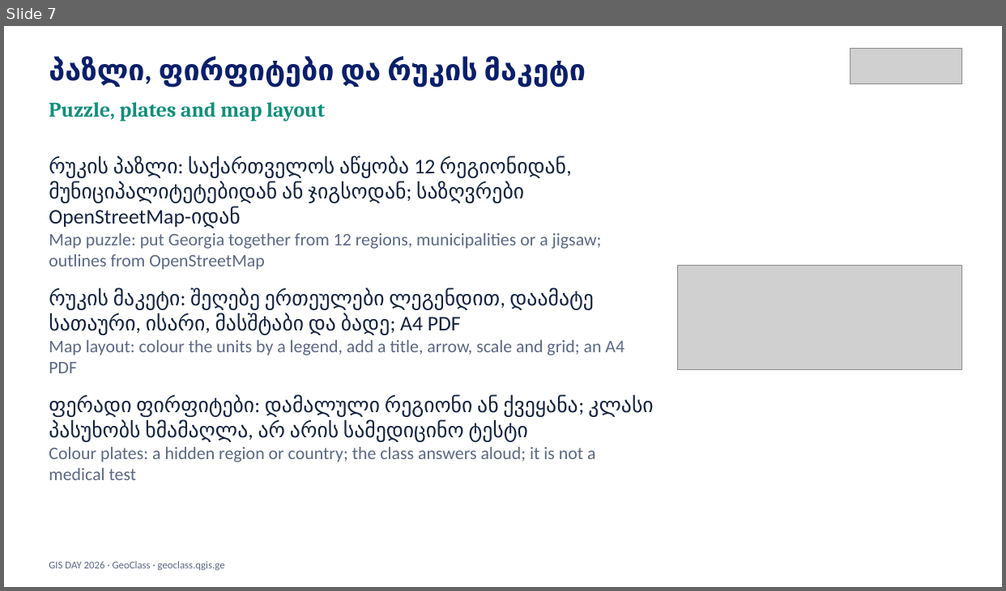
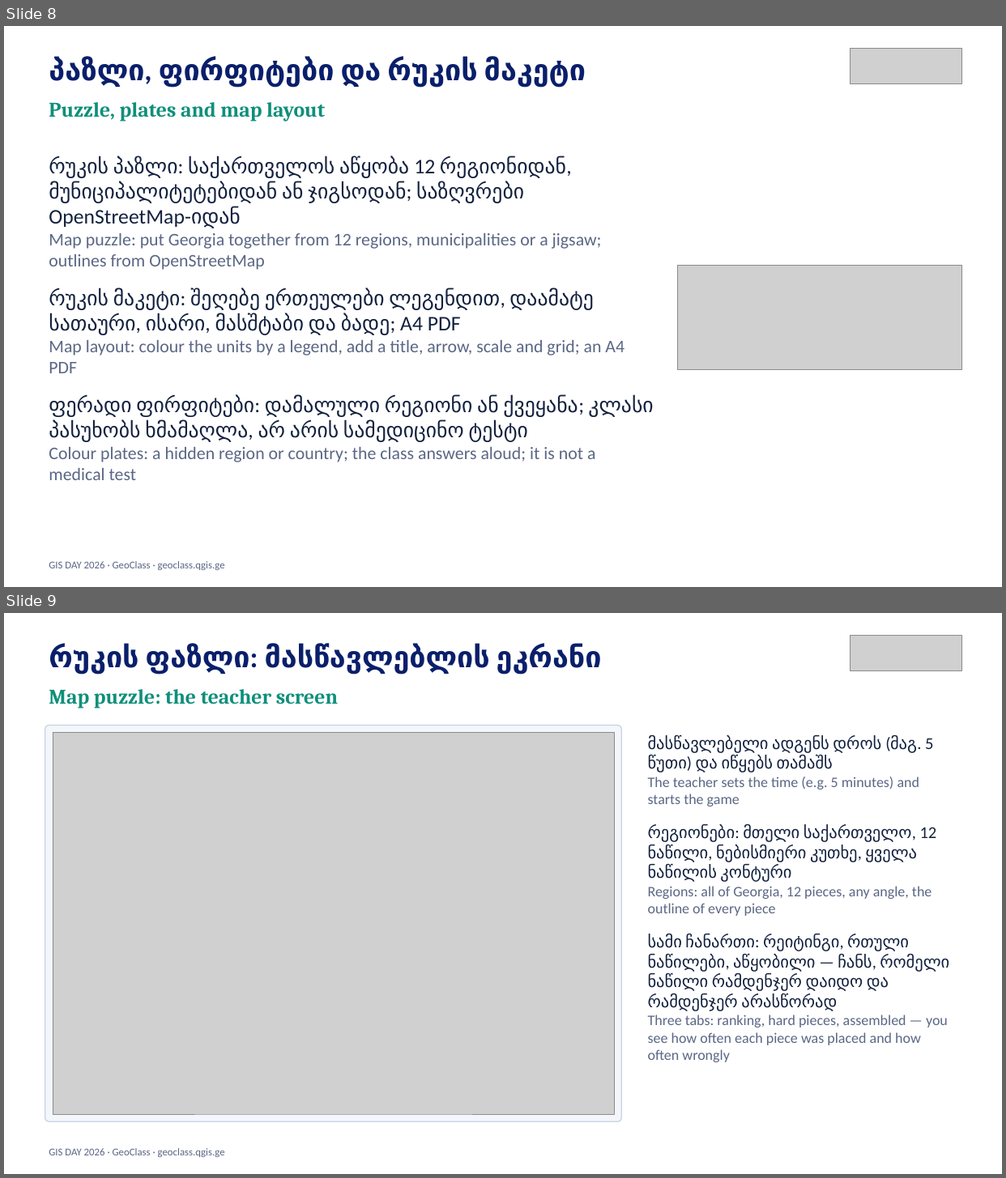
Before and after one commit to GIS-Edu-Georgia/gis-day, a slide deck: downloads/GIS_DAY_GEOCLASS.pptx. Shown one above the other, each under a label of ours: slide 7 before the commit, slides 8 and 9 after it. The pictures are 1006x591 and 1006x1178 pixels, drawn with LibreOffice and Linux fonts; fonts in the diff are those of the drawing; grey boxes stand for pictures. Boxes give left, top, right and bottom in pixels: in the first picture for what was removed or moved away, otherwise in the second. Text is boxed around its words. In the diff, an @@ line names an element or a change of style, - is before the commit and + after.

```diff
--- a/downloads/GIS_DAY_GEOCLASS.pptx
+++ b/downloads/GIS_DAY_GEOCLASS.pptx
@@ slide 9 added at [4, 613, 1002, 1174], background #FFFFFF @@
@@ picture added at [850, 636, 962, 671] @@
@@ text added at [49, 644, 602, 674], 28 pt, text #0A1F6B, bold @@
+რუკის ფაზლი: მასწავლებლის ეკრანი
@@ text added at [49, 689, 338, 708], 20 pt, text #0E8F7B, bold @@
+Map puzzle: the teacher screen
@@ rounded rectangle added at [45, 726, 621, 1122], fill #F3F6FB, outline #C9D3E6 1 pt @@
@@ picture added at [53, 733, 614, 1114] @@
@@ text added at [648, 735, 949, 1063], 16 pt, text #13213F @@
+მასწავლებელი ადგენს დროს (მაგ. 5 წუთი) და იწყებს თამაშს
+The teacher sets the time (e.g. 5 minutes) and starts the game
+რეგიონები: მთელი საქართველო, 12 ნაწილი, ნებისმიერი კუთხე, ყველა ნაწილის კონტური
+Regions: all of Georgia, 12 pieces, any angle, the outline of every piece
+სამი ჩანართი: რეიტინგი, რთული ნაწილები, აწყობილი — ჩანს, რომელი ნაწილი რამდენჯერ დაიდო და რამდენჯერ არასწორად
+Three tabs: ranking, hard pieces, assembled — you see how often each piece was placed and how often wrongly
@@ text added at [49, 1148, 225, 1157], 10 pt, text #5B6785 @@
+GIS DAY 2026 · GeoClass · geoclass.qgis.ge
@@ what was slide 7 is now slide 8 @@
```
Also in this commit, not shown: 4 slides changed, 3 other slides added, 1 slide removed, 12 other files.
